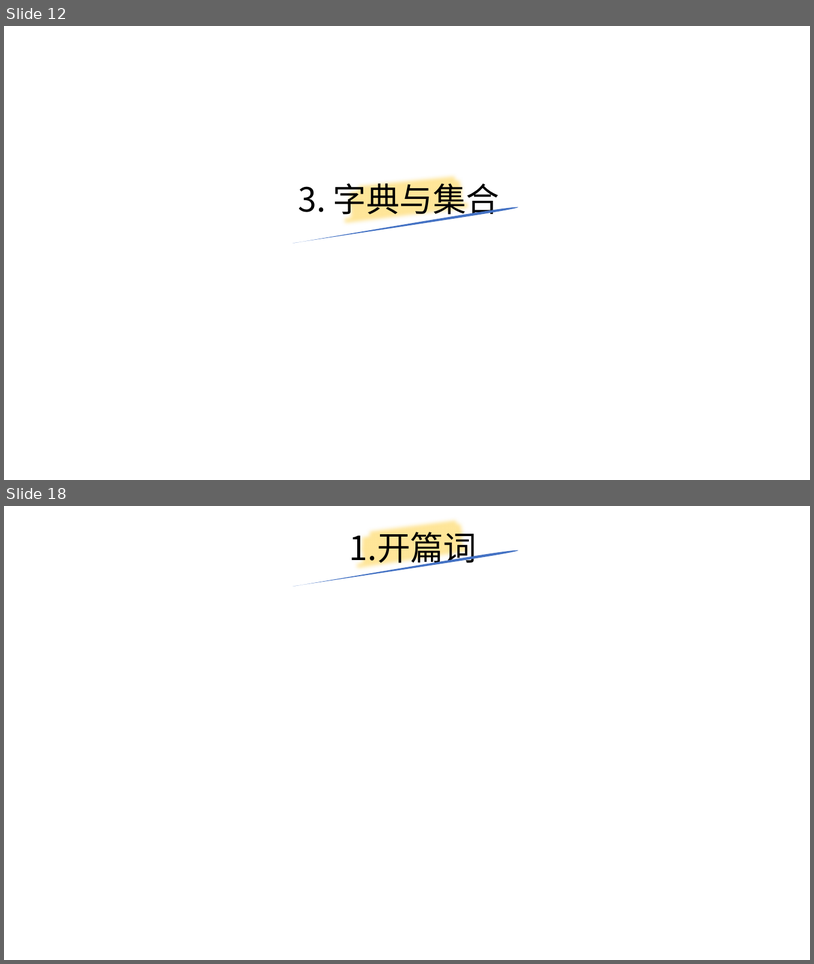
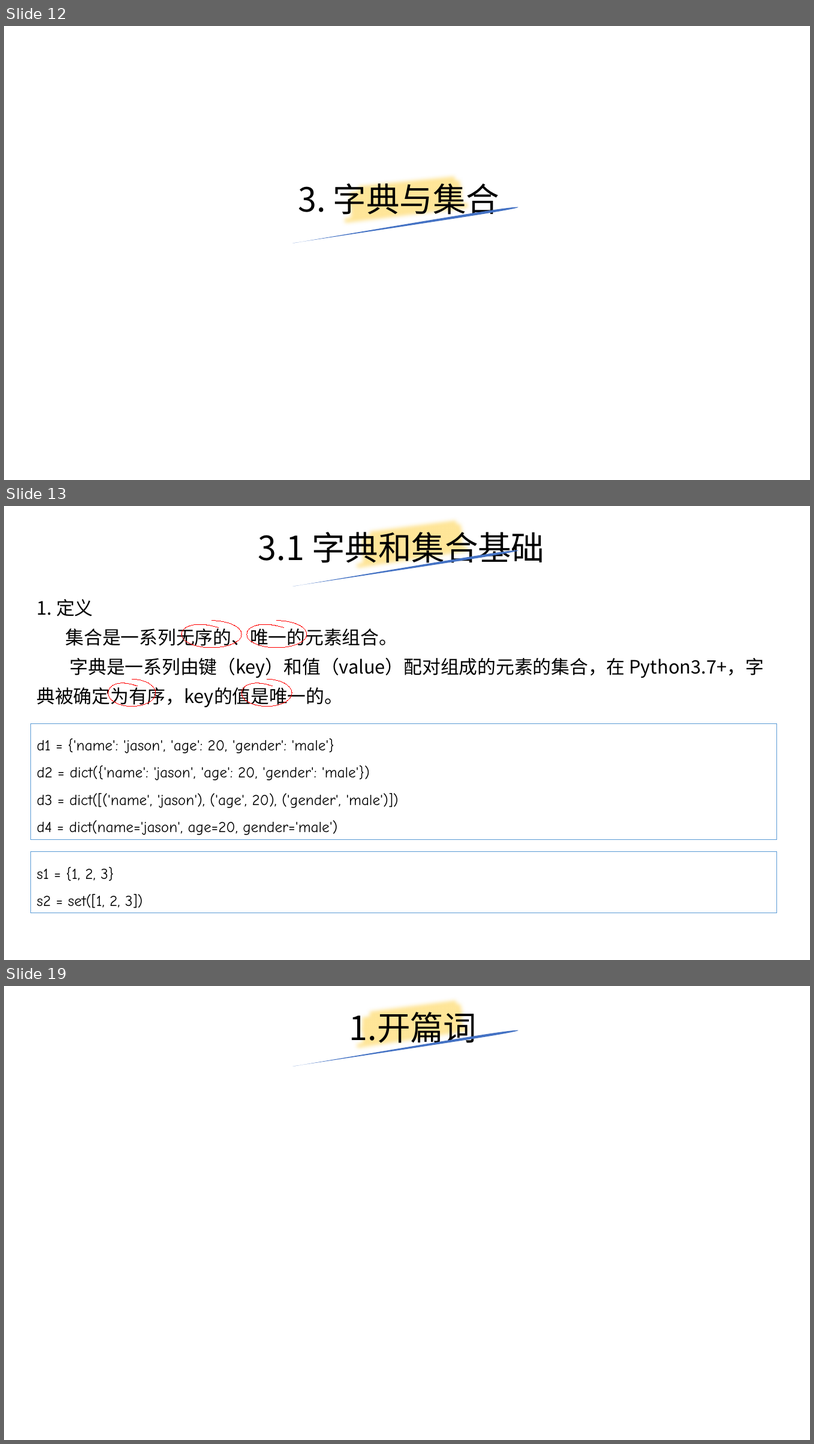
Before and after one commit to yiwenliu/CorePython, a slide deck: PPT/CorePython.pptx. Shown one above the other, each under a label of ours: slides 12 and 18 before the commit, slides 12, 13 and 19 after it; the slides between them are not shown. The pictures are 814x964 and 814x1444 pixels, drawn with LibreOffice and Linux fonts; fonts in the diff are those of the drawing. Boxes give left, top, right and bottom in pixels: in the first picture for what was removed or moved away, otherwise in the second. Text is boxed around its words. In the diff, an @@ line names an element or a change of style, - is before the commit and + after.

```diff
--- a/PPT/CorePython.pptx
+++ b/PPT/CorePython.pptx
@@ slide 13 added at <box>4,506,810,960</box>, background #FFFFFF @@
@@ freeform shape added at <box>353,506,476,586</box>, outline #FFE699 16 pt @@
@@ title added at <box>258,526,545,568</box>, 39.6 pt, text #000000 @@
+3.1 字典和集合基础
@@ freeform shape added at <box>292,549,519,586</box>, fill #4472C4 @@
@@ text added at <box>37,599,764,707</box>, 22 pt, text #000000 @@
+1. 定义
+集合是一系列无序的、唯一的元素组合。
+字典是一系列由键（key）和值（value）配对组成的元素的集合，在 Python3.7+，字典被确定为有序，key的值是唯一的。
@@ freeform shape added at <box>182,621,242,648</box>, outline #FF0000 0.75 pt @@
@@ freeform shape added at <box>247,621,307,648</box>, outline #FF0000 0.75 pt @@
@@ freeform shape added at <box>108,679,156,706</box>, outline #FF0000 0.75 pt @@
@@ freeform shape added at <box>242,679,292,706</box>, outline #FF0000 0.75 pt @@
@@ rectangle added at <box>30,723,777,840</box>, outline #5B9BD5 0.75 pt, 18 pt, text #000000 @@
+d1 = {'name': 'jason', 'age': 20, 'gender': 'male'}
+d2 = dict({'name': 'jason', 'age': 20, 'gender': 'male'})
+d3 = dict([('name', 'jason'), ('age', 20), ('gender', 'male')])
+d4 = dict(name='jason', age=20, gender='male')
@@ rectangle added at <box>30,852,777,913</box>, outline #5B9BD5 0.75 pt, 18 pt, text #000000 @@
+s1 = {1, 2, 3}
+s2 = set([1, 2, 3])
@@ what was slide 18 is now slide 19 @@
```
Also in this commit, not shown: 8 other slides added, 1 slide removed, 8 other files.
